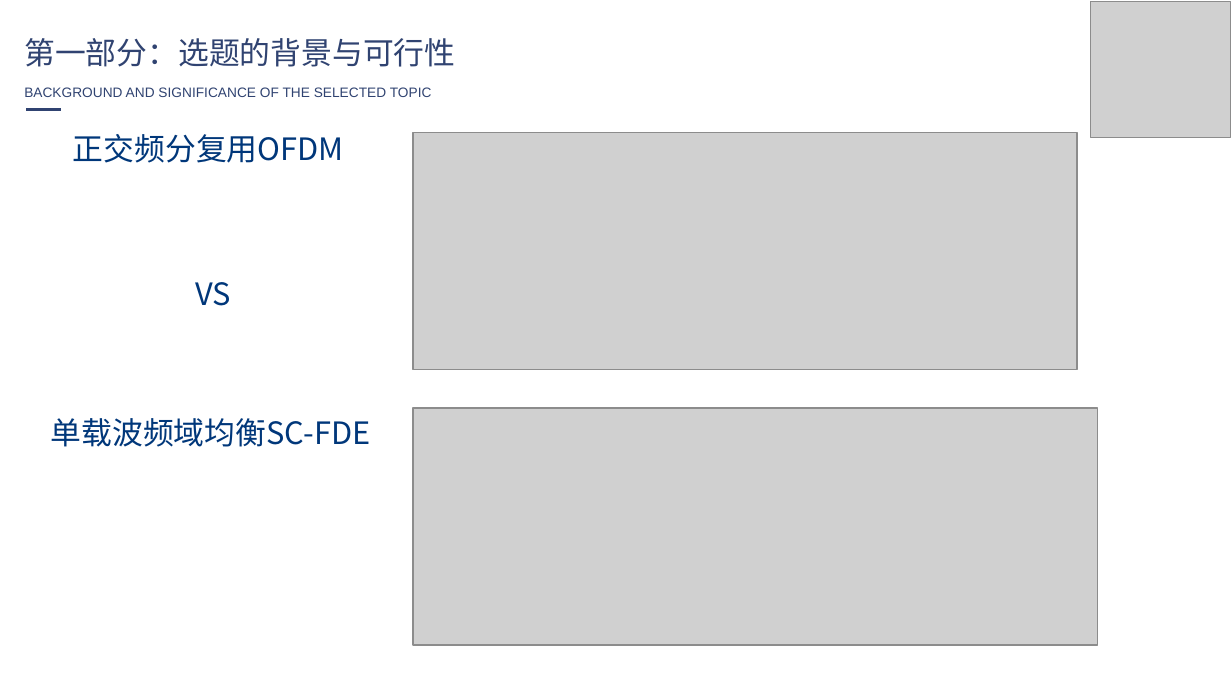
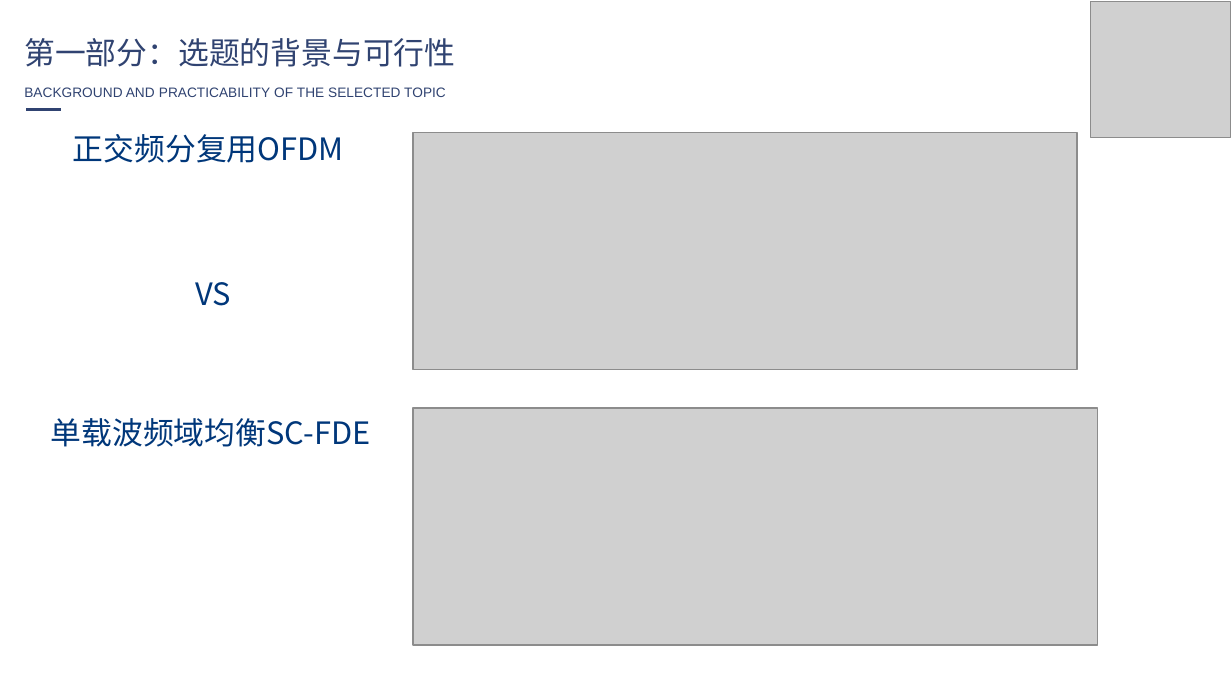
Before and after one commit to yxm785872911/paper, a slide deck: slide 5 of 答辩ppt初稿.pptx. Drawn at 1232x693 pixels with LibreOffice and Linux fonts; fonts in the diff are those of the drawing; grey boxes stand for pictures. Boxes give left, top, right and bottom in pixels: in the first picture for what was removed or moved away, otherwise in the second. Text is boxed around its words. In the diff, an @@ line names an element or a change of style, - is before the commit and + after.

```diff
--- a/答辩ppt初稿.pptx
+++ b/答辩ppt初稿.pptx
@@ text at <box>24,87,446,97</box>: text changed @@
-BACKGROUND AND SIGNIFICANCE OF THE SELECTED TOPIC
+BACKGROUND AND PRACTICABILITY OF THE SELECTED TOPIC
```
Also in this commit, not shown: 8 other slides changed, 9 slides added, 3 slides removed, 1 other file.
